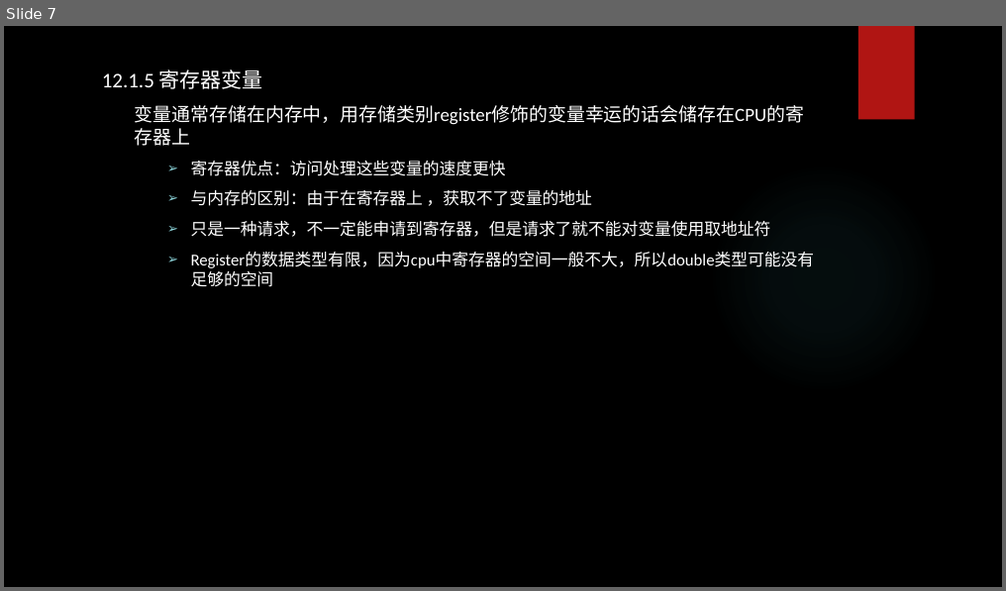
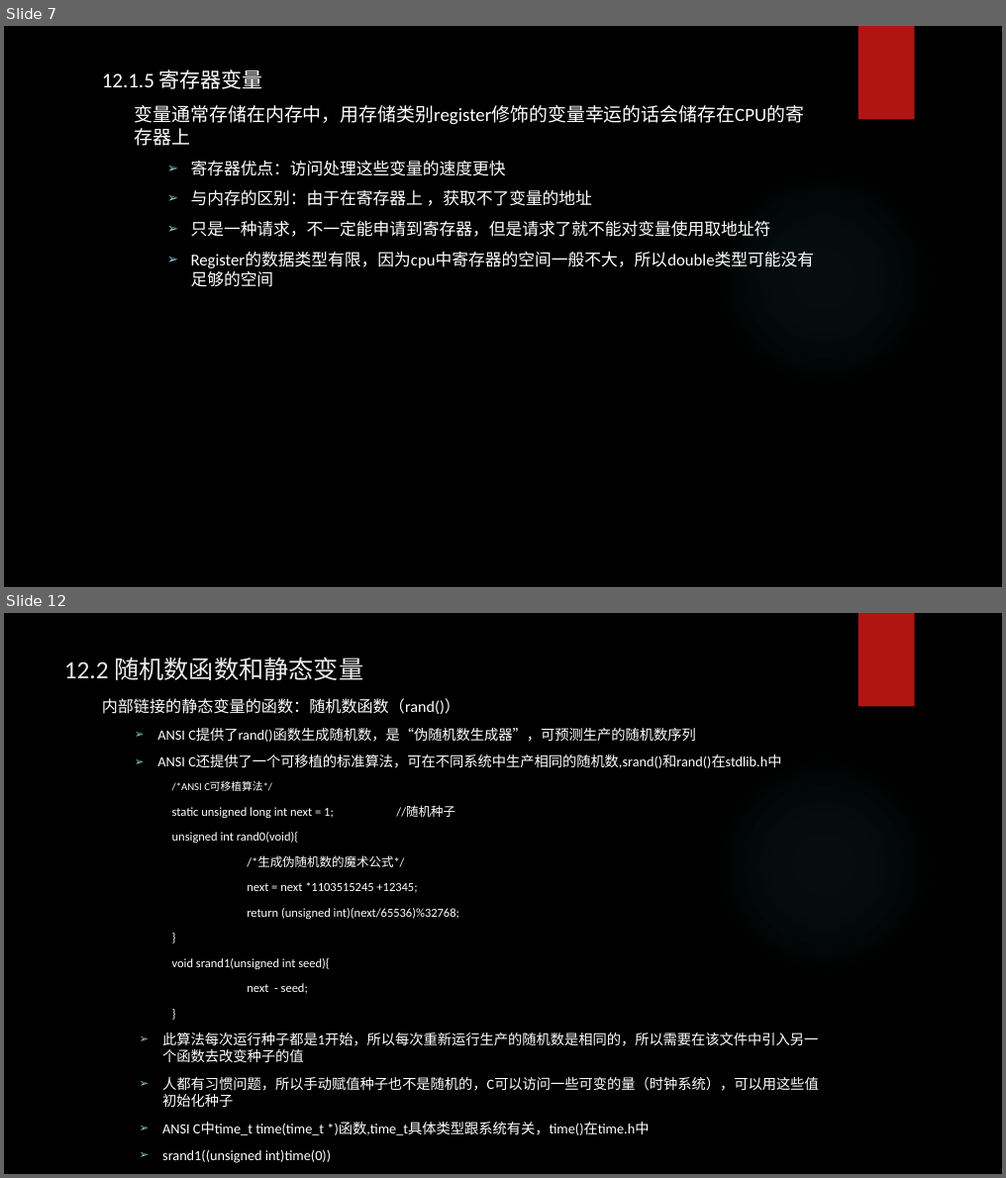
Before and after one commit to tsyin/c_ppt-code, a slide deck: 12存储类别、链接和内存管理.pptx. Shown one above the other, each under a label of ours: slide 7 before the commit, slides 7 and 12 after it; the slides between them are not shown. The pictures are 1006x591 and 1006x1178 pixels, drawn with LibreOffice and Linux fonts; fonts in the diff are those of the drawing; background and template pictures are left out. Boxes give left, top, right and bottom in pixels: in the first picture for what was removed or moved away, otherwise in the second. Text is boxed around its words. In the diff, an @@ line names an element or a change of style, - is before the commit and + after.

```diff
--- a/12存储类别、链接和内存管理.pptx
+++ b/12存储类别、链接和内存管理.pptx
@@ slide 12 added at bbox=[4, 613, 1002, 1174], background picture (left out); not listed: 2 template elements that a slide beside it also shows @@
@@ title added at bbox=[64, 657, 363, 680], 24 pt, text #EBEBEB @@
+12.2 随机数函数和静态变量
@@ text added at bbox=[102, 698, 819, 1136], 13.6 pt, text #FFFFFF @@
+内部链接的静态变量的函数：随机数函数（rand()）
+  ➢ ANSI C提供了rand()函数生成随机数，是“伪随机数生成器”，可预测生产的随机数序列
+  ➢ ANSI C还提供了一个可移植的标准算法，可在不同系统中生产相同的随机数,srand()和rand()在stdlib.h中
+    /*ANSI C可移植算法*/
+    static unsigned long int next = 1; //随机种子
+    unsigned int rand0(void){
+    /*生成伪随机数的魔术公式*/
+    next = next *1103515245 +12345;
+    return (unsigned int)(next/65536)%32768;
+    }
+    void srand1(unsigned int seed){
+    next - seed;
+    }
+  ➢ 此算法每次运行种子都是1开始，所以每次重新运行生产的随机数是相同的，所以需要在该文件中引入另一个函数去改变种子的值
+  ➢ 人都有习惯问题，所以手动赋值种子也不是随机的，C可以访问一些可变的量（时钟系统），可以用这些值初始化种子
+  ➢ ANSI C中time_t time(time_t *)函数,time_t具体类型跟系统有关，time()在time.h中
+  ➢ srand1((unsigned int)time(0))
```
Also in this commit, not shown: 1 slide changed, 3 other slides added.
